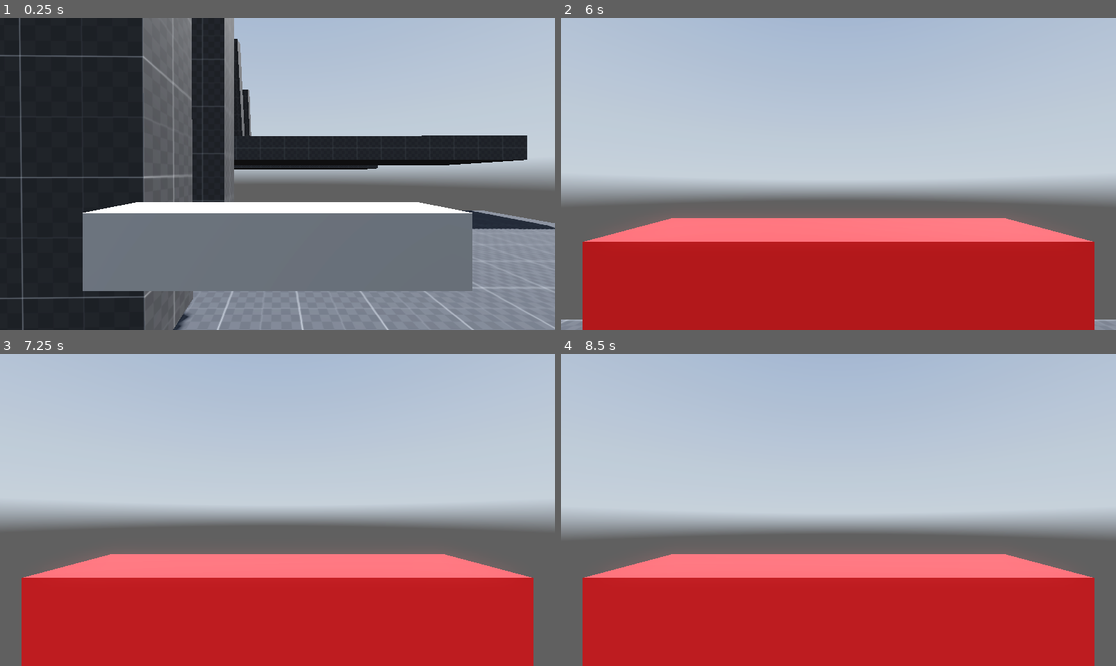
Above: before the commit, frames 1-4 (two rows, left to right).
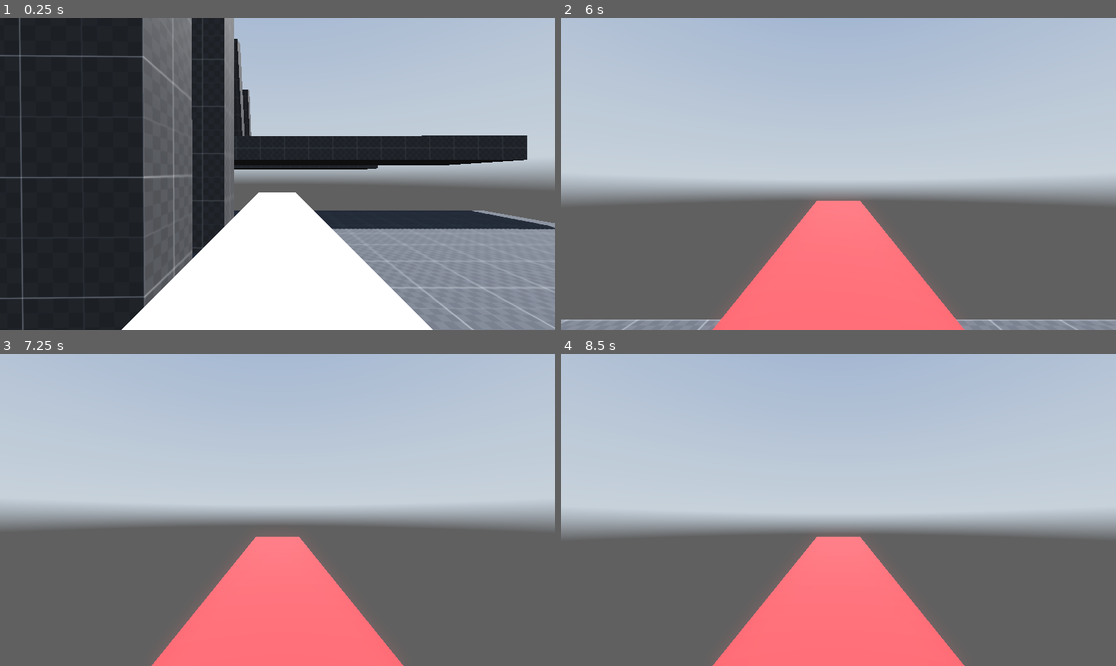
Above: after the commit, the same moments.

Repository: farhoud01/fps-game
Game: Godot game, scene res://scenes/game.tscn
Same seed, same stepped clock (60 frames per second), same inputs: the game is played once before the commit and once after it. A sky picture missing from this copy of the repository is replaced by a grey-blue gradient.
Inputs (mouse positions are in pixels of both pictures, inside the frame that each line leads up to):
- Up to frame 1 (0.25 s): no input
- Up to frame 2 (6 s): tap Enter at 0.5 s; move the mouse to (866, 174) at 0.52 s; press the mouse at (866, 174) at 0.53 s; hold W (forward) 0.53-5.78 s; tap Space (jump) at 0.77, 1.52, 3.02, 3.77, 4.52 s; move the mouse to (810, 174) at 1.27 s; release the mouse at (810, 174) at 1.28 s; tap Ctrl (crouch ) at 1.35 s; click (810, 174) at 1.55 s; move the mouse to (849, 167) at 2.02 s; hold Alt (free_look) 2.03-2.78 s; click (849, 167) at 2.3 s; move the mouse to (832, 180) at 2.77 s; click (832, 180) at 2.85 s; move the mouse to (877, 177) at 3.52 s; press the mouse at (877, 177) at 3.53 s; tap C (slide) at 3.6 s; move the mouse to (794, 170) at 4.27 s; release the mouse at (794, 170) at 4.28 s; tap Shift (sprint) at 4.35 s; click (794, 170) at 4.55 s; move the mouse to (844, 174) at 5.02 s; hold 1 (weapon_1) 5.03-5.78 s; click (844, 174) at 5.3 s; move the mouse to (816, 167) at 5.77 s; hold D (right) from 5.78 s (still down); tap 2 (weapon_2) at 5.85 s
- Up to frame 3 (7.25 s): tap Space (jump) at 6.02, 6.77 s; click (255, 503) at 6.05 s; move the mouse to (305, 510) at 6.52 s; release D (right) at 6.53 s; hold W (forward) from 6.53 s (still down); hold 3 (weapon_3) from 6.53 s (still down); click (305, 510) at 6.8 s
- Up to frame 4 (8.5 s): keep holding W (forward); tap Space (jump) at 7.25, 7.52 s; move the mouse to (810, 510) at 7.27 s; release 3 (weapon_3) at 7.28 s; click (810, 510) at 7.35 s; tap Enter at 8 s; move the mouse to (849, 503) at 8.02 s; hold Ctrl (crouch ) from 8.03 s (still down); click (849, 503) at 8.3 s

The runs differ from the first frame. In frame 1, 25% of the frame differs, in the area x 14-86%, y 55-100%; in frame 2, 31%, in the area x 3-97%, y 58-100%; in frame 3, 31%; in frame 4, 31%.

Commit message:
added raycast functioanlity still missing some features projectiles and the ui extra

Diff:
--- a/pistol.tscn
+++ b/pistol.tscn
@@ -6,7 +6,7 @@
 [sub_resource type="BoxMesh" id="BoxMesh_bttkv"]
 
 [node name="pistol" type="Node3D" unique_id=288080541]
-transform = Transform3D(1, 0, 0, 0, 0.19999999, 0, 0, 0, 0.19999999, 0, 0, 0)
+transform = Transform3D(-4.371139e-08, 0, 0.19999999, 0, 0.19999999, 0, -1, 0, -8.742277e-09, 0, 0, 0)
 script = ExtResource("1_08c3m")
 weapon_data = ExtResource("2_bttkv")
 
--- a/revolver.tscn
+++ b/revolver.tscn
@@ -7,7 +7,7 @@
 [sub_resource type="BoxMesh" id="BoxMesh_3v8vv"]
 
 [node name="revolver" type="Node3D" unique_id=2147159708]
-transform = Transform3D(1.2333632, 0, 0, 0, 0.22854012, 0, 0, 0, 0.26480633, 0, 0, 0)
+transform = Transform3D(-5.3912014e-08, 0, 0.26480633, 0, 0.22854012, 0, -1.2333632, 0, -1.1575052e-08, 0, 0, 0)
 script = ExtResource("2_3v8vv")
 weapon_data = ExtResource("2_ftnpd")
 
--- a/scenes/game.tscn
+++ b/scenes/game.tscn
@@ -6,10 +6,23 @@
 [ext_resource type="Script" uid="uid://diodj10l6i4ta" path="res://weapons/weapon_controller.gd" id="3_lbhrr"]
 [ext_resource type="PackedScene" uid="uid://dbl62anhef1qu" path="res://pistol.tscn" id="4_p57ef"]
 [ext_resource type="PackedScene" uid="uid://bi4mhpu1e0t0k" path="res://revolver.tscn" id="5_u5sy4"]
+[ext_resource type="Material" uid="uid://dq24m1q8t1uq1" path="res://new_standard_material_3d.tres" id="7_u5sy4"]
 
 [sub_resource type="StandardMaterial3D" id="StandardMaterial3D_lnu2h"]
 albedo_texture = ExtResource("1_yqjtg")
 uv1_triplanar = true
+
+[sub_resource type="PanoramaSkyMaterial" id="PanoramaSkyMaterial_yqjtg"]
+panorama = ExtResource("1_uwrxv")
+
+[sub_resource type="Sky" id="Sky_lnu2h"]
+sky_material = SubResource("PanoramaSkyMaterial_yqjtg")
+
+[sub_resource type="Environment" id="Environment_lbhrr"]
+background_mode = 2
+sky = SubResource("Sky_lnu2h")
+tonemap_mode = 2
+glow_enabled = true
 
 [sub_resource type="CapsuleShape3D" id="CapsuleShape3D_lbhrr"]
 
@@ -135,18 +148,6 @@
 &"rolling": SubResource("Animation_p57ef")
 }
 
-[sub_resource type="PanoramaSkyMaterial" id="PanoramaSkyMaterial_yqjtg"]
-panorama = ExtResource("1_uwrxv")
-
-[sub_resource type="Sky" id="Sky_lnu2h"]
-sky_material = SubResource("PanoramaSkyMaterial_yqjtg")
-
-[sub_resource type="Environment" id="Environment_lbhrr"]
-background_mode = 2
-sky = SubResource("Sky_lnu2h")
-tonemap_mode = 2
-glow_enabled = true
-
 [node name="world" type="Node3D" unique_id=1961162304]
 
 [node name="stage" type="Node3D" parent="." unique_id=1499622540]
@@ -206,32 +207,6 @@
 collision_mask = 2
 size = Vector3(7.2891846, 1, 4.003418)
 material = SubResource("StandardMaterial3D_lnu2h")
-
-[node name="player" type="CharacterBody3D" parent="stage" unique_id=1703447630]
-script = ExtResource("2_lnu2h")
-
-[node name="standing_collision_shape" type="CollisionShape3D" parent="stage/player" unique_id=1985948964]
-transform = Transform3D(1, 0, 0, 0, 1, 0, 0, 0, 1, 0, 0.969805, 0)
-shape = SubResource("CapsuleShape3D_lbhrr")
-
-[node name="crouching_collision_shape" type="CollisionShape3D" parent="stage/player" unique_id=2075739514]
-transform = Transform3D(1, 0, 0, 0, 1, 0, 0, 0, 1, 0, 0.52113307, 0)
-shape = SubResource("CapsuleShape3D_lnu2h")
-
-[node name="neck" type="Node3D" parent="stage/player" unique_id=2023000572]
-transform = Transform3D(1, 0, 0, 0, 1, 0, 0, 0, 1, 0, 1.8, 0)
-
-[node name="head" type="Node3D" parent="stage/player/neck" unique_id=1346559713]
-
-[node name="eyes" type="Node3D" parent="stage/player/neck/head" unique_id=1335255151 node_paths=PackedStringArray("weapon_container")]
-script = ExtResource("3_lbhrr")
-weapon_scenes = Array[PackedScene]([ExtResource("4_p57ef"), ExtResource("5_u5sy4")])
-weapon_container = NodePath("Camera3D")
-
-[node name="Camera3D" type="Camera3D" parent="stage/player/neck/head/eyes" unique_id=1189991324]
-
-[node name="AnimationPlayer" type="AnimationPlayer" parent="stage/player/neck" unique_id=398120303]
-libraries/ = SubResource("AnimationLibrary_iywne")
 
 [node name="env" type="Node3D" parent="." unique_id=1155866300]
 
@@ -242,3 +217,41 @@
 transform = Transform3D(-0.8660254, -0.43301278, 0.25, 0, 0.49999997, 0.86602545, -0.50000006, 0.75, -0.43301266, 0, 0, 0)
 light_energy = 1.475
 shadow_enabled = true
+
+[node name="target test" type="Node3D" parent="." unique_id=1372137281]
+transform = Transform3D(1, 0, 0, 0, 1, 0, 0, 0, 1, 2.4611, 0.362787, 0)
+
+[node name="CSGBox3D" type="CSGBox3D" parent="target test" unique_id=533108653]
+transform = Transform3D(1, 0, 0, 0, 1, 0, 0, 0, 1, 0, 0.21833444, 0)
+material_override = ExtResource("7_u5sy4")
+use_collision = true
+collision_layer = 7
+collision_mask = 7
+
+[node name="Player" type="Node3D" parent="." unique_id=1803733982]
+
+[node name="player" type="CharacterBody3D" parent="Player" unique_id=1703447630]
+script = ExtResource("2_lnu2h")
+
+[node name="standing_collision_shape" type="CollisionShape3D" parent="Player/player" unique_id=1985948964]
+transform = Transform3D(1, 0, 0, 0, 1, 0, 0, 0, 1, 0, 0.969805, 0)
+shape = SubResource("CapsuleShape3D_lbhrr")
+
+[node name="crouching_collision_shape" type="CollisionShape3D" parent="Player/player" unique_id=2075739514]
+transform = Transform3D(1, 0, 0, 0, 1, 0, 0, 0, 1, 0, 0.52113307, 0)
+shape = SubResource("CapsuleShape3D_lnu2h")
+
+[node name="neck" type="Node3D" parent="Player/player" unique_id=2023000572]
+transform = Transform3D(1, 0, 0, 0, 1, 0, 0, 0, 1, 0, 1.8, 0)
+
+[node name="head" type="Node3D" parent="Player/player/neck" unique_id=1346559713]
+
+[node name="eyes" type="Node3D" parent="Player/player/neck/head" unique_id=1335255151 node_paths=PackedStringArray("weapon_container")]
+script = ExtResource("3_lbhrr")
+weapon_scenes = Array[PackedScene]([ExtResource("4_p57ef"), ExtResource("5_u5sy4")])
+weapon_container = NodePath("Camera3D")
+
+[node name="Camera3D" type="Camera3D" parent="Player/player/neck/head/eyes" unique_id=1189991324]
+
+[node name="AnimationPlayer" type="AnimationPlayer" parent="Player/player/neck" unique_id=398120303]
+libraries/ = SubResource("AnimationLibrary_iywne")
--- a/weapons/base_weapon.gd
+++ b/weapons/base_weapon.gd
@@ -5,20 +5,52 @@
 var current_ammo : int
 var current_reserve : int
 var is_reloading : bool = false
-
-
+var ray_hit : RayCast3D
+var cam : Camera3D
 func _ready() -> void:
 	if weapon_data :
 		position = weapon_data.weapon_position
 		current_ammo = weapon_data.clip_size
 		current_reserve = weapon_data.mag_size
+		if weapon_data.raycast_type :
+			ray_hit = RayCast3D.new()
+			if cam:
+				cam.add_child(ray_hit)
+				ray_hit.position = Vector3.ZERO # Center it in the camera's "pupil"
+				ray_hit.rotation = Vector3.ZERO
+			ray_hit.enabled = true
+
+			if owner is CollisionObject3D: ray_hit.add_exception(owner)
+			ray_hit.target_position = Vector3(0,0,-weapon_data.range)
+			ray_hit.collision_mask = 3
 func shoot():
-	# Common logic for ALL guns (Ammo check, Raycast)
+	if ray_hit != null : print("ray exists ")
+	if not weapon_data: return
 	if weapon_data:
 
 		if current_ammo> 0 :
 			print("Firing: ", weapon_data.weapon_name)
 			current_ammo -=1
+	if weapon_data.raycast_type :
+		if not ray_hit:
+			print("CRITICAL: ray_hit is null!")
+			return
+		if ray_hit.get_parent() == null:
+			if not cam: cam = get_viewport().get_camera_3d()
+			if cam :
+				cam.add_child(ray_hit)
+				ray_hit.position = Vector3.ZERO
+				ray_hit.rotation = Vector3.ZERO
+				print("Successfully attached ray to: ", cam.name)
+			else : print("still no parent ?? ")
+		if current_ammo >0 :
+			ray_hit.force_raycast_update()
+			if ray_hit.is_colliding() :
+				var target = ray_hit.get_collider()
+				print("hitted , " + target.name)
+			else :
+				print("ray hit nothing ")
+
 			#shoot ray or projectile
 		# You can put a generic Raycast call here
 
--- a/weapons/gun system/revolver.tres
+++ b/weapons/gun system/revolver.tres
@@ -8,3 +8,5 @@
 weapon_name = "revolver"
 weapon_position = Vector3(0, -0.278, -0.622)
 current_ammo = 8
+raycast_type = true
+range = 100.0
--- a/weapons/weapons.gd
+++ b/weapons/weapons.gd
@@ -8,3 +8,6 @@
 @export var weapon_name : String = "pistol"
 @export var weapon_position : Vector3 = Vector3(0.2,-0.2,0.3)
 @export var current_ammo:int
+@export var raycast_type :bool
+@export var range:float
+@export var recoil_amount:Vector3
